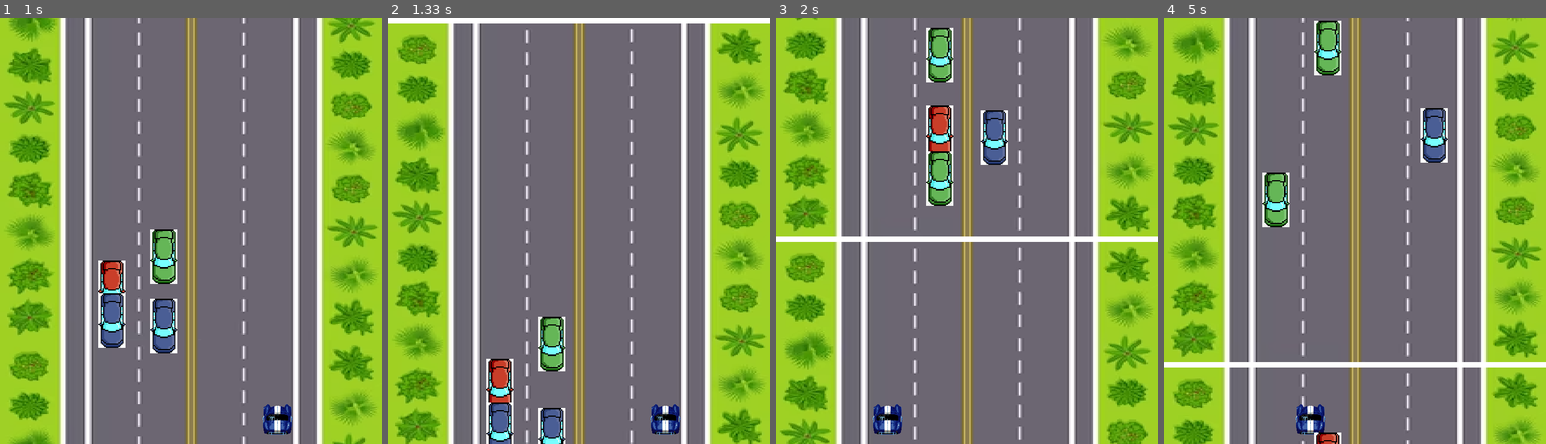
Above: before the commit, frames 1-4 (left to right).
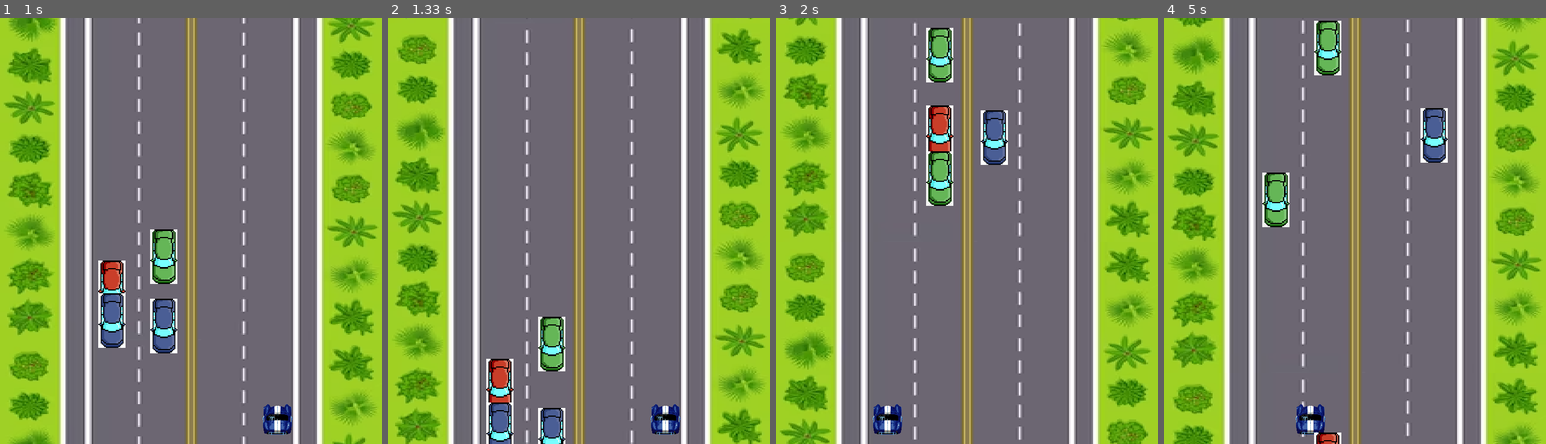
Above: after the commit, the same moments.

Repository: Bruno-Franzo/Pygame.carrinho
Game: pygame game, started from OJOGO.py
Same seed, same stepped clock (60 frames per second), same inputs: the game is played once before the commit and once after it.
Inputs:
- Up to frame 1 (1 s): hold Right 0.33-0.8 s; hold Right from 0.83 s (still down)
- Up to frame 2 (1.33 s): release Right at 1.3 s
- Up to frame 3 (2 s): hold Left 1.33-1.87 s; hold Left from 1.9 s (still down)
- Up to frame 4 (5 s): release Left at 2.3 s; hold Right 2.33-2.97 s; hold Left 3-3.47 s; hold Right 3.5-3.97 s; hold Right 4-4.47 s; hold Left from 4.5 s (still down)

Frame 1 is identical in both runs. In frame 2, 1.2% of the frame differs, in the area x 0-100%, y 0-2%; in frame 3, 6.5%; in frame 4, 15%, in the area x 0-100%, y 0-100%.

Commit message:
cenario consertado definitivo

Diff:
--- a/OJOGO.py
+++ b/OJOGO.py
@@ -93,7 +93,7 @@
         self.rect.y += self.speedy
 
         #ao chegar no final, reseta
-        if self.rect.top > HEIGHT:
+        if self.rect.top >= HEIGHT:
             self.rect.bottom = 0
 
 
